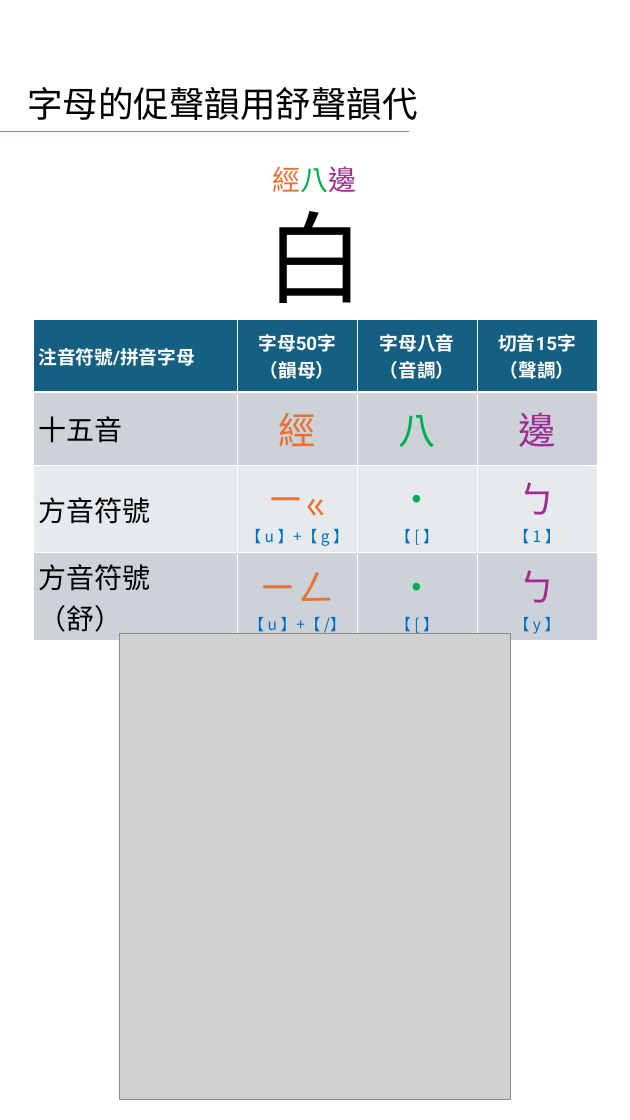
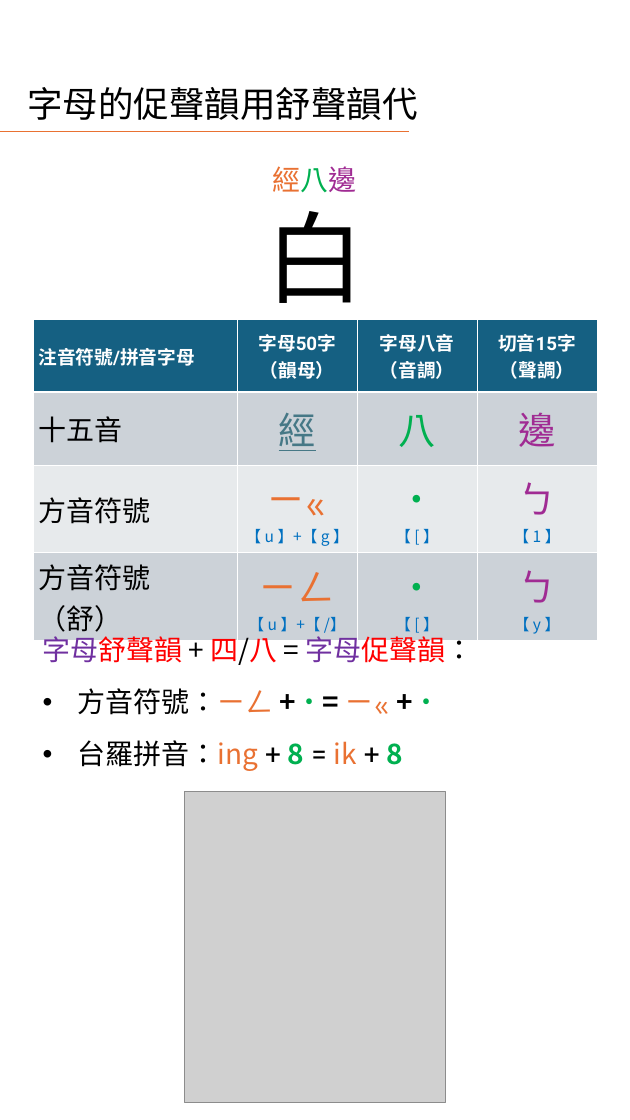
Before and after one commit to AlanJui/rime-tlpa, a slide deck: slide 15 of docs/guide/十五音輸入法簡介.pptx (slide 11 before the commit). Drawn at 630x1120 pixels with LibreOffice and Linux fonts; fonts in the diff are those of the drawing; grey boxes stand for pictures. Boxes give left, top, right and bottom in pixels: in the first picture for what was removed or moved away, otherwise in the second. Text is boxed around its words. In the diff, an @@ line names an element or a change of style, - is before the commit and + after.

```diff
--- a/docs/guide/十五音輸入法簡介.pptx
+++ b/docs/guide/十五音輸入法簡介.pptx
@@ table at (33, 320, 597, 641) @@
@@ text colour #E97132 to #467886, underline on in "經" @@
@@ text added at (43, 632, 474, 771), 36 pt, text #000000 @@
+字母舒聲韻 + 四/八 = 字母促聲韻：
+• 方音符號：ㄧㄥ + ˙ = ㄧㆻ + ˙
+• 台羅拼音：ing + 8 = ik + 8
@@ picture: place and size @@
-picture at (120, 633, 510, 1099)
+picture at (184, 791, 445, 1103)
```
Also in this commit, not shown: 4 other slides changed, 11 slides added, 2 slides removed, 19 other files.
